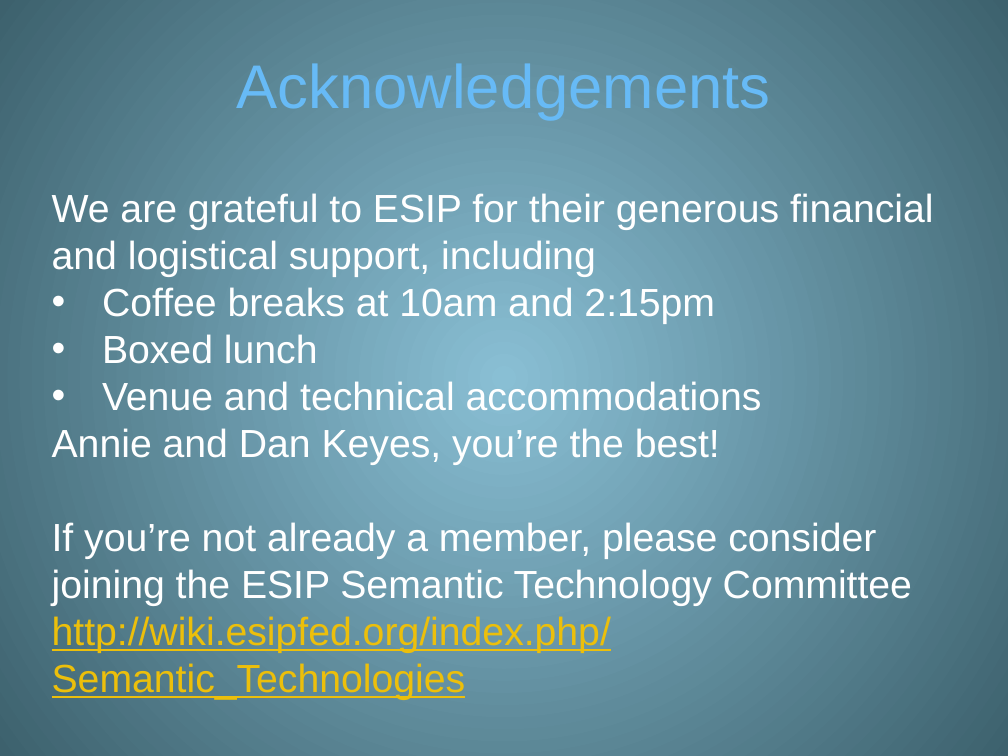
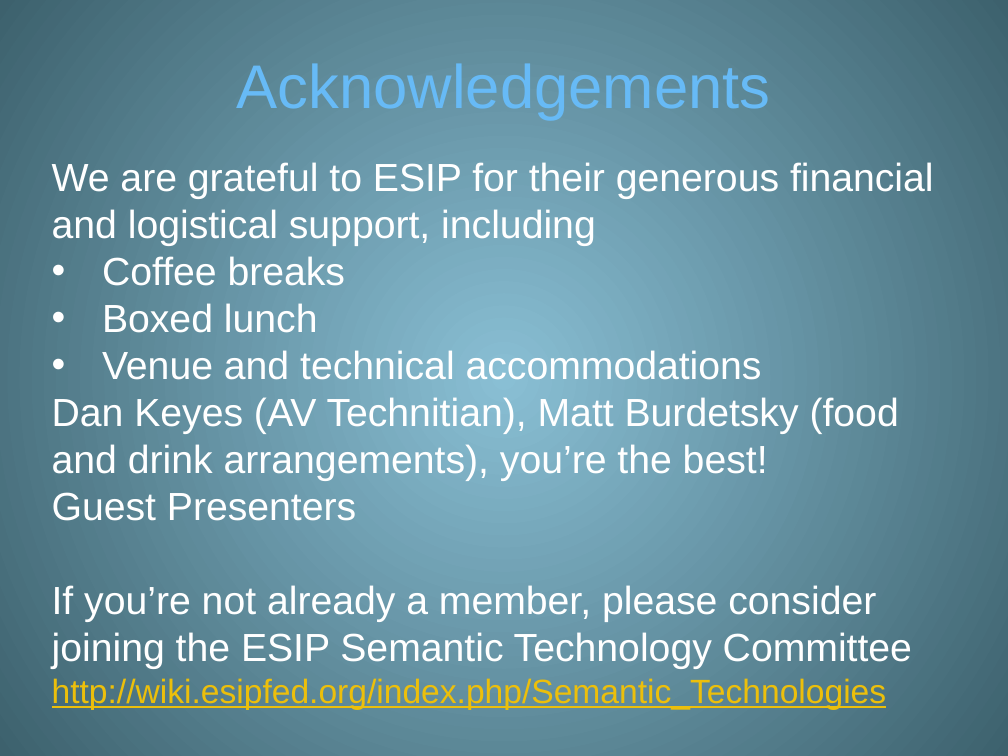
Before and after one commit to ESIPFed/stc, a slide deck: slide 9 of symposium/2019/talks/ppt/2019_geosemantics_symposium_intro.pptx (slide 8 before the commit). Drawn at 1008x756 pixels with LibreOffice and Linux fonts; fonts in the diff are those of the drawing. Boxes give left, top, right and bottom in pixels: in the first picture for what was removed or moved away, otherwise in the second. Text is boxed around its words. In the diff, an @@ line names an element or a change of style, - is before the commit and + after.

```diff
--- a/symposium/2019/talks/ppt/2019_geosemantics_symposium_intro.pptx
+++ b/symposium/2019/talks/ppt/2019_geosemantics_symposium_intro.pptx
@@ text "We are grateful to ESIP ...": place and size @@
-text "We are grateful to ESIP ..." at (52, 193, 934, 700)
+text "We are grateful to ESIP ..." at (52, 162, 934, 710)
@@ text at (102, 256, 346, 286): text changed @@
-• Coffee breaks at 10am and 2:15pm
+• Coffee breaks
@@ text at (52, 397, 899, 521): text changed @@
-Annie and Dan Keyes, you’re the best!
+Dan Keyes (AV Technitian), Matt Burdetsky (food and drink arrangements), you’re the best!
+Guest Presenters
@@ text at (52, 678, 887, 710): size 28 to 24 pt in "http://wiki.esipfed.org/index.php/Semantic_Technologies" @@
```
Also in this commit, not shown: 3 other slides changed, 5 slides added, 4 slides removed, 4 other files.
